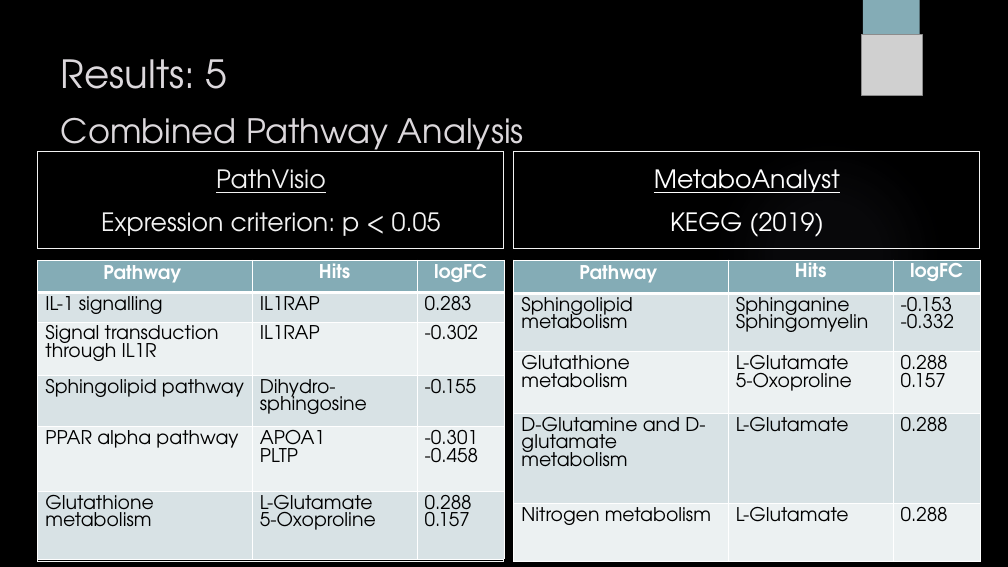
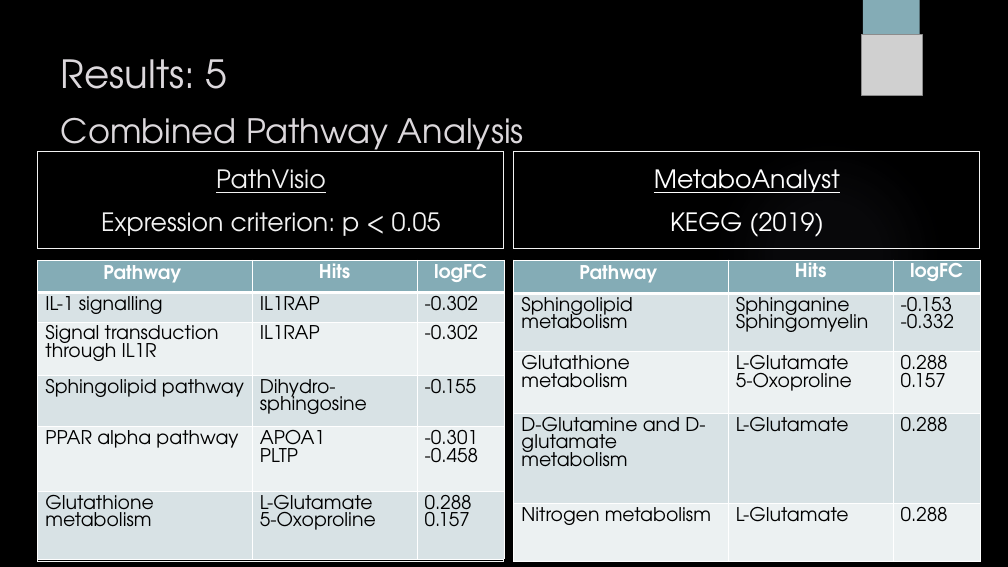
Before and after one commit to sabdeolive/Sabrina_BMS_Bachelor-Internship, a slide deck: slide 9 of Intermediate Presentation.pptx (slide 11 before the commit). Drawn at 1008x567 pixels with LibreOffice and Linux fonts; fonts in the diff are those of the drawing; grey boxes stand for pictures; background and template pictures are left out. Boxes give left, top, right and bottom in pixels: in the first picture for what was removed or moved away, otherwise in the second. Text is boxed around its words. In the diff, an @@ line names an element or a change of style, - is before the commit and + after.

```diff
--- a/Intermediate Presentation.pptx
+++ b/Intermediate Presentation.pptx
@@ table at [38,260,504,562] @@
-row 2, column 3: 0.283
+row 2, column 3: -0.302
```
Also in this commit, not shown: 10 other slides changed, 11 slides added, 11 slides removed.
